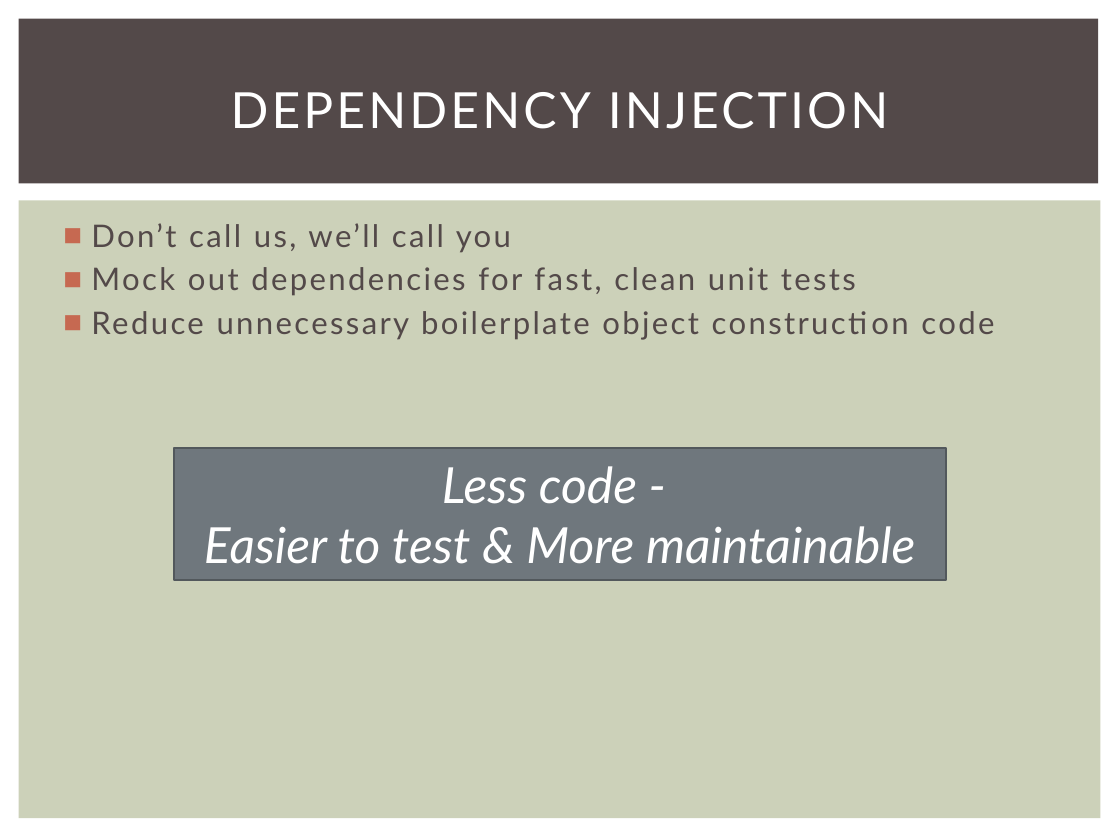
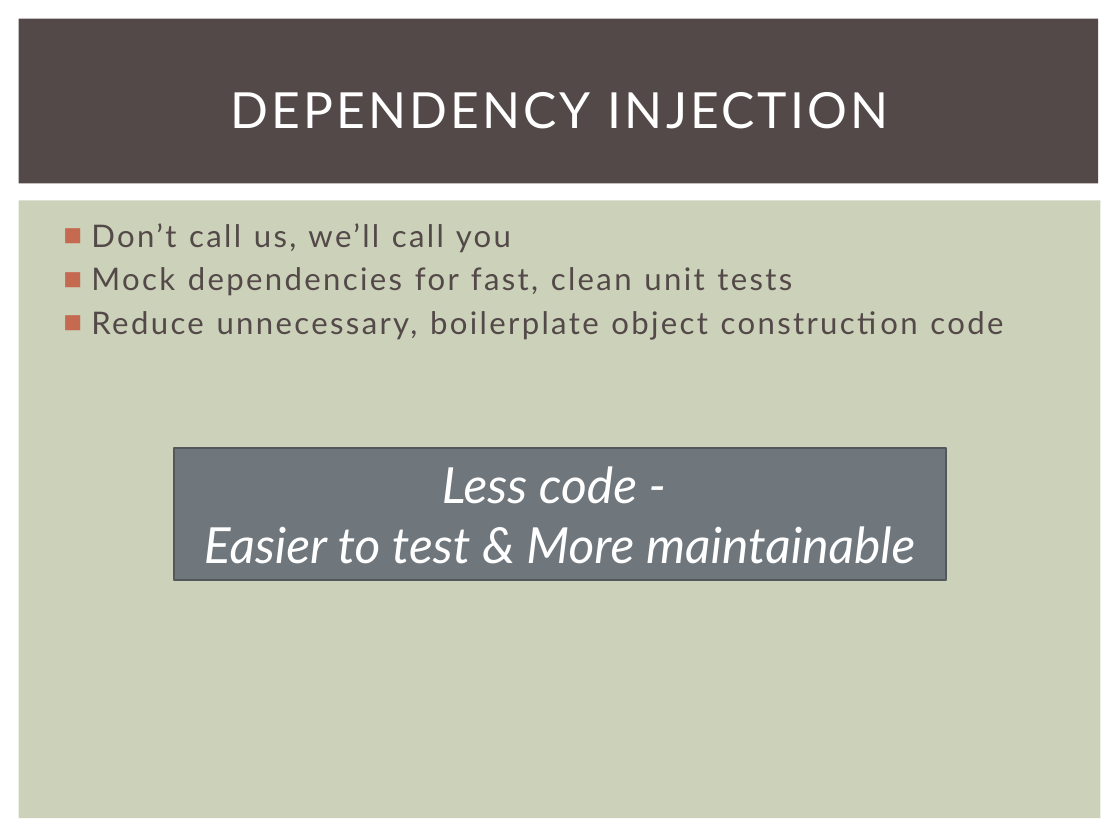
Before and after one commit to briangarofola/angularjs-meetup-portland, a slide deck: slide 10 of angularjs-meetup-portland.pptx (slide 8 before the commit). Drawn at 1120x840 pixels with LibreOffice and Linux fonts; fonts in the diff are those of the drawing. Boxes give left, top, right and bottom in pixels: in the first picture for what was removed or moved away, otherwise in the second. Text is boxed around its words. In the diff, an @@ line names an element or a change of style, - is before the commit and + after.

```diff
--- a/angularjs-meetup-portland.pptx
+++ b/angularjs-meetup-portland.pptx
@@ text at box(91, 267, 1003, 340): text changed @@
-■ Mock out dependencies for fast, clean unit tests
-■ Reduce unnecessary boilerplate object construction code
+■ Mock dependencies for fast, clean unit tests
+■ Reduce unnecessary, boilerplate object construction code
```
Also in this commit, not shown: 6 other slides changed, 1 slide added, 3 other files.
